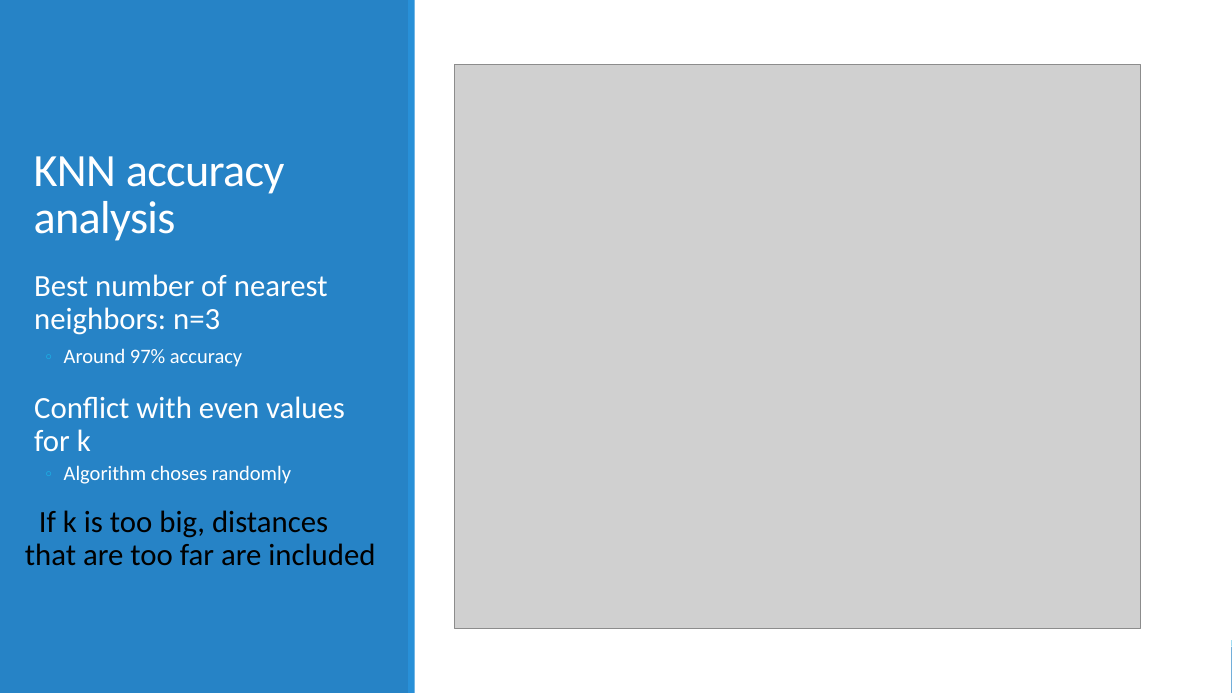
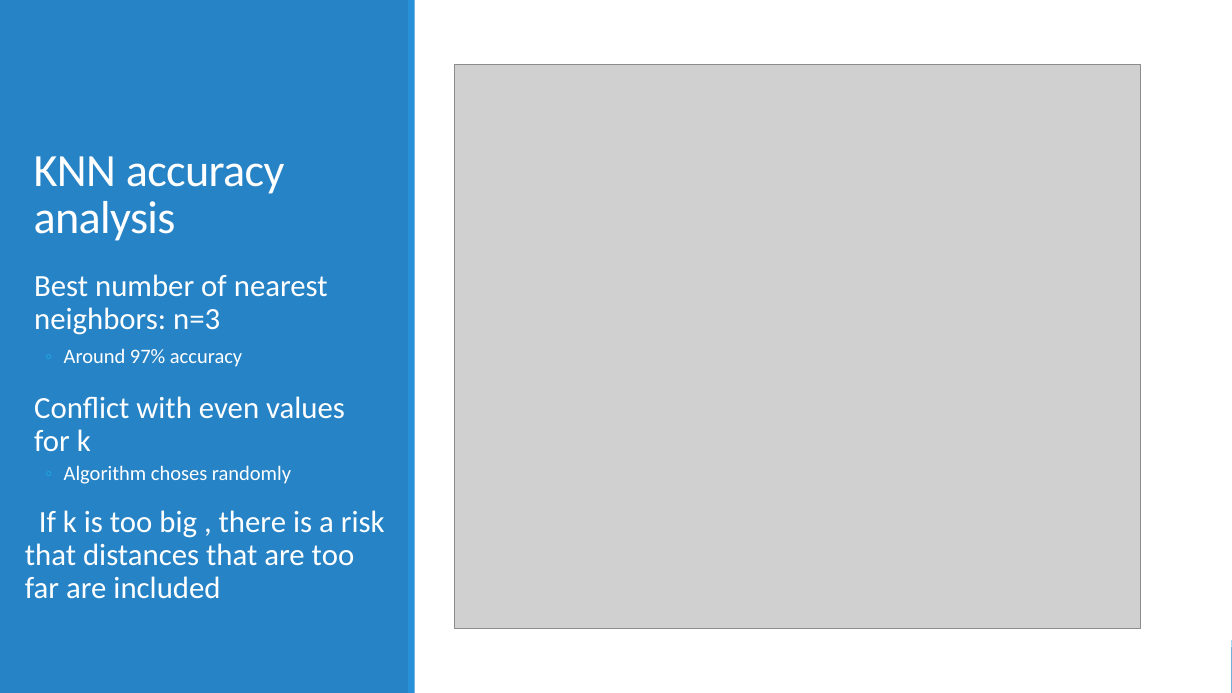
Before and after one commit to datascience-mobi/project-03-group-01, a slide deck: slide 4 of presentation_digit_recog2.pptx. Drawn at 1232x693 pixels with LibreOffice and Linux fonts; fonts in the diff are those of the drawing; grey boxes stand for pictures. Boxes give left, top, right and bottom in pixels: in the first picture for what was removed or moved away, otherwise in the second. Text is boxed around its words. In the diff, an @@ line names an element or a change of style, - is before the commit and + after.

```diff
--- a/presentation_digit_recog2.pptx
+++ b/presentation_digit_recog2.pptx
@@ text at (25,510,385,599): text changed; text colour #000000 to #FFFFFF @@
-If k is too big, distances that are too far are included
+If k is too big , there is a risk that distances that are too far are included
```
Also in this commit, not shown: 4 other slides changed.
